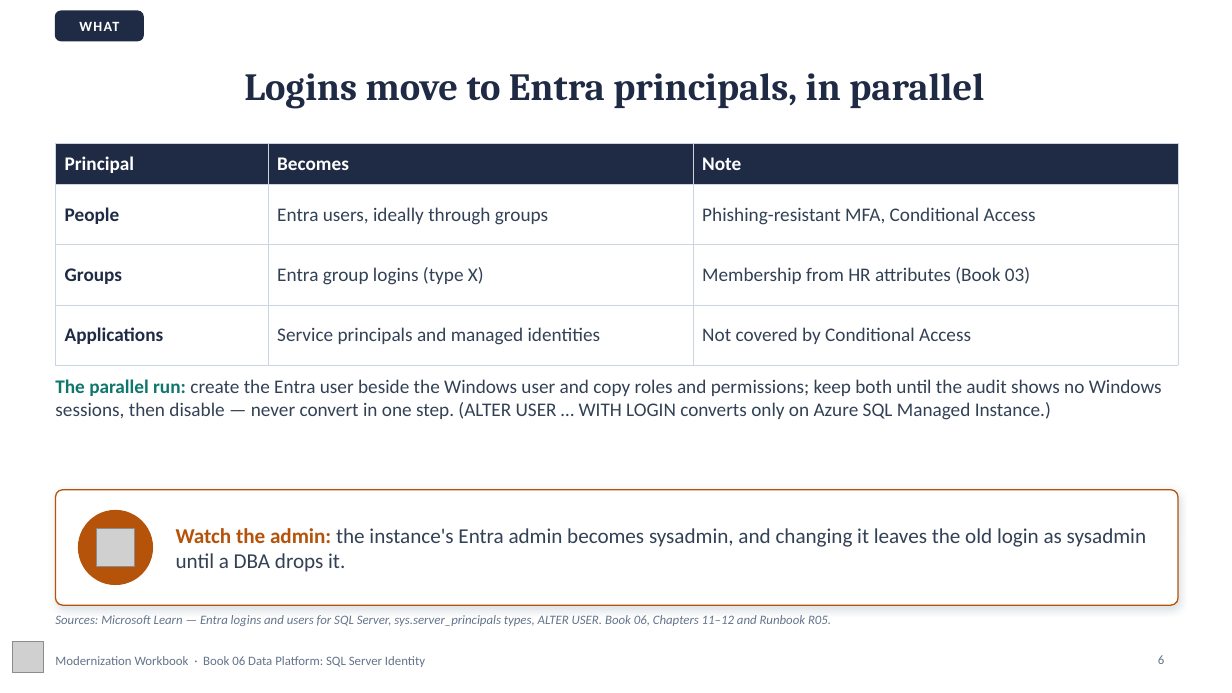
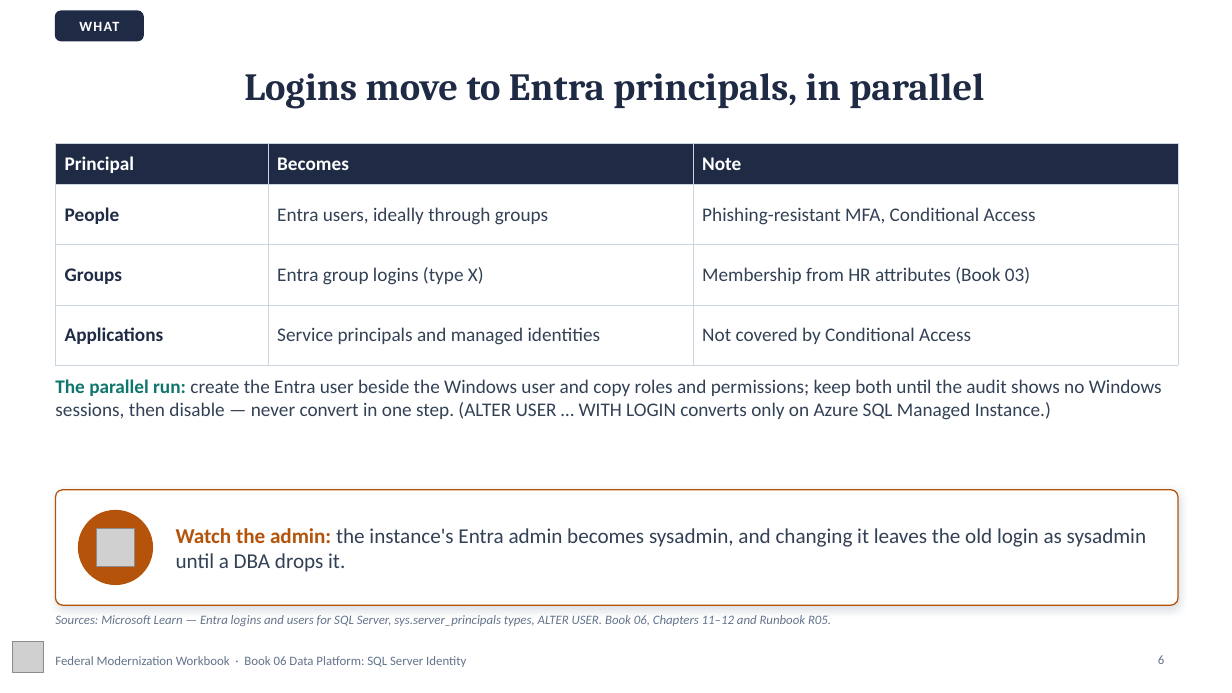
Before and after one commit to WhalerMike/modernization-workbook, a slide deck: slide 6 of presentations/b06-data-platform/B06_Data_Platform_Narrated.pptx. Drawn at 1232x693 pixels with LibreOffice and Linux fonts; fonts in the diff are those of the drawing; grey boxes stand for pictures; background and template pictures are left out. Boxes give left, top, right and bottom in pixels: in the first picture for what was removed or moved away, otherwise in the second. Text is boxed around its words. In the diff, an @@ line names an element or a change of style, - is before the commit and + after.

```diff
--- a/presentations/b06-data-platform/B06_Data_Platform_Narrated.pptx
+++ b/presentations/b06-data-platform/B06_Data_Platform_Narrated.pptx
@@ text at <box>55,656,466,667</box>: text changed @@
-Modernization Workbook · Book 06 Data Platform: SQL Server Identity
+Federal Modernization Workbook · Book 06 Data Platform: SQL Server Identity
```
Also in this commit, not shown: 10 other slides changed, 19 other files.
